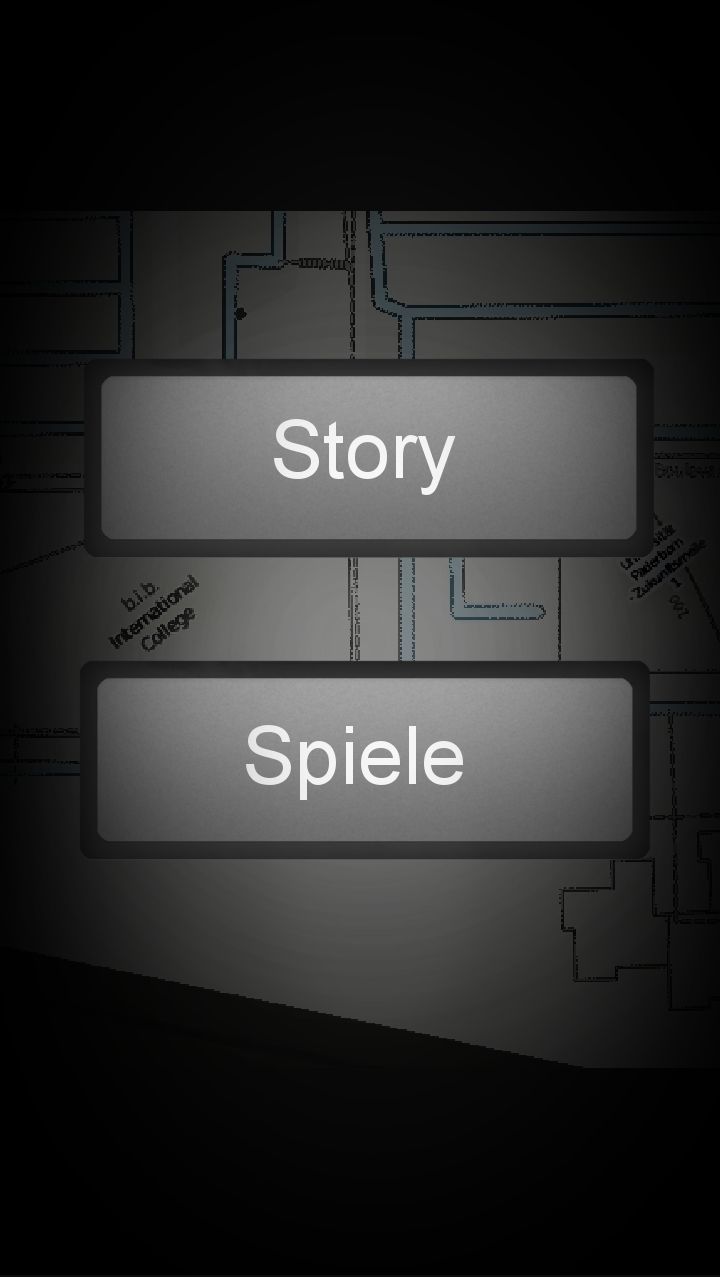
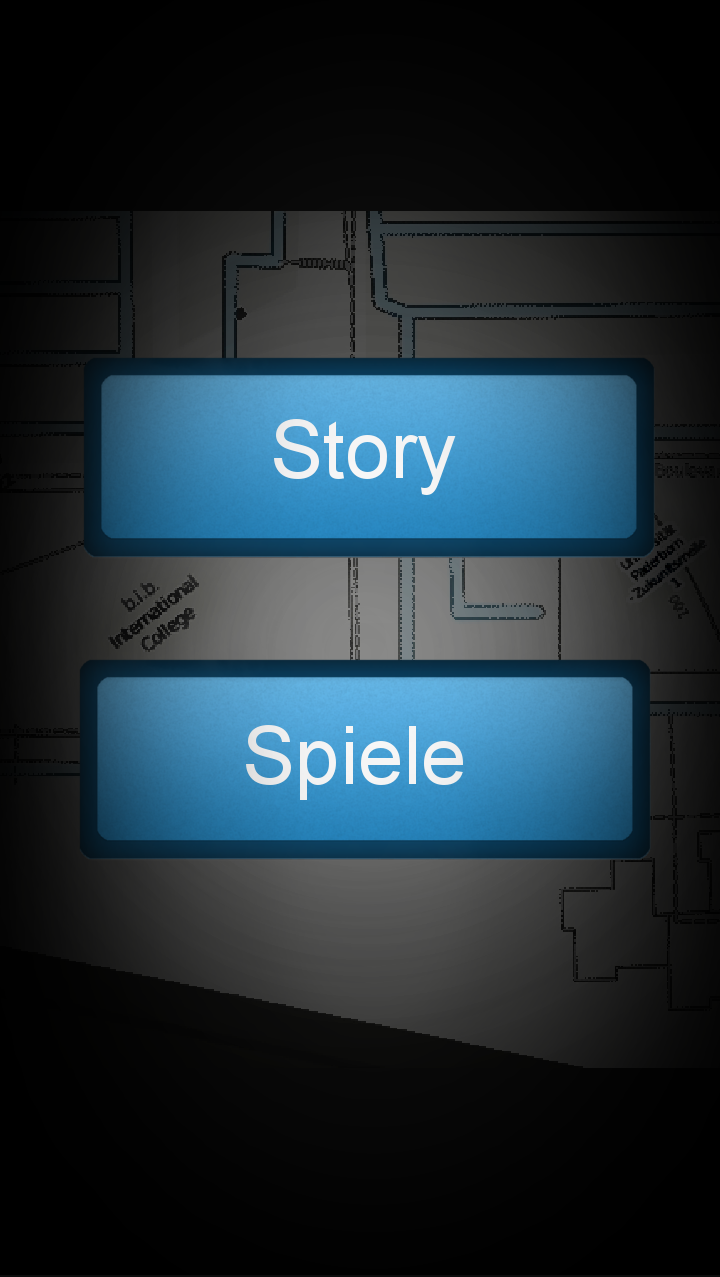
Revision of a layered 720x1277 image; what changed, layer by layer:
added layer "buttonvorlage.png" above "Eingefügte Ebene #3" over [79, 659, 651, 860]
added layer "Eingefügte Ebene #3" above "Eingefügte Ebene #2" over [83, 357, 655, 558]
